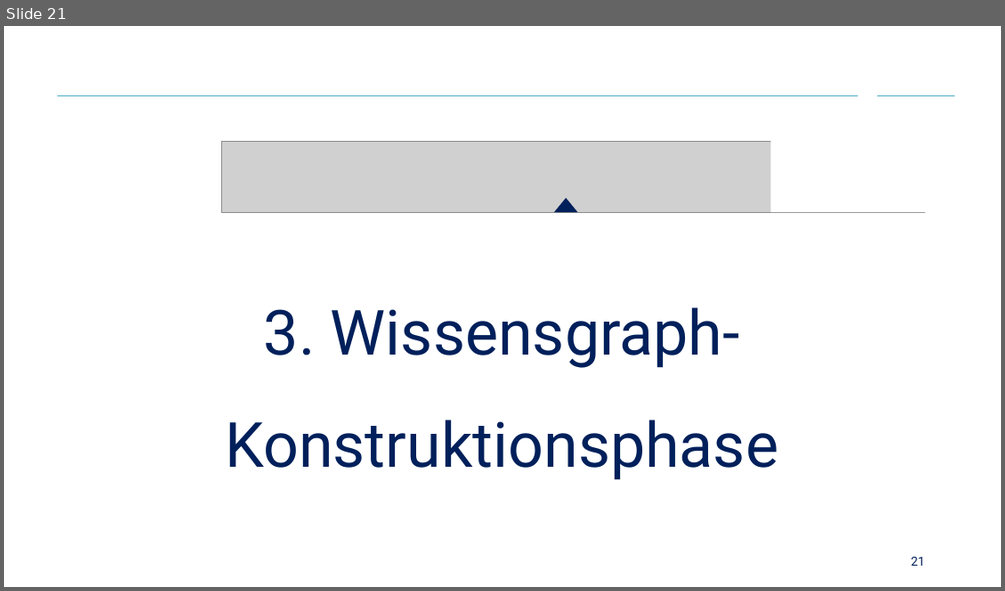
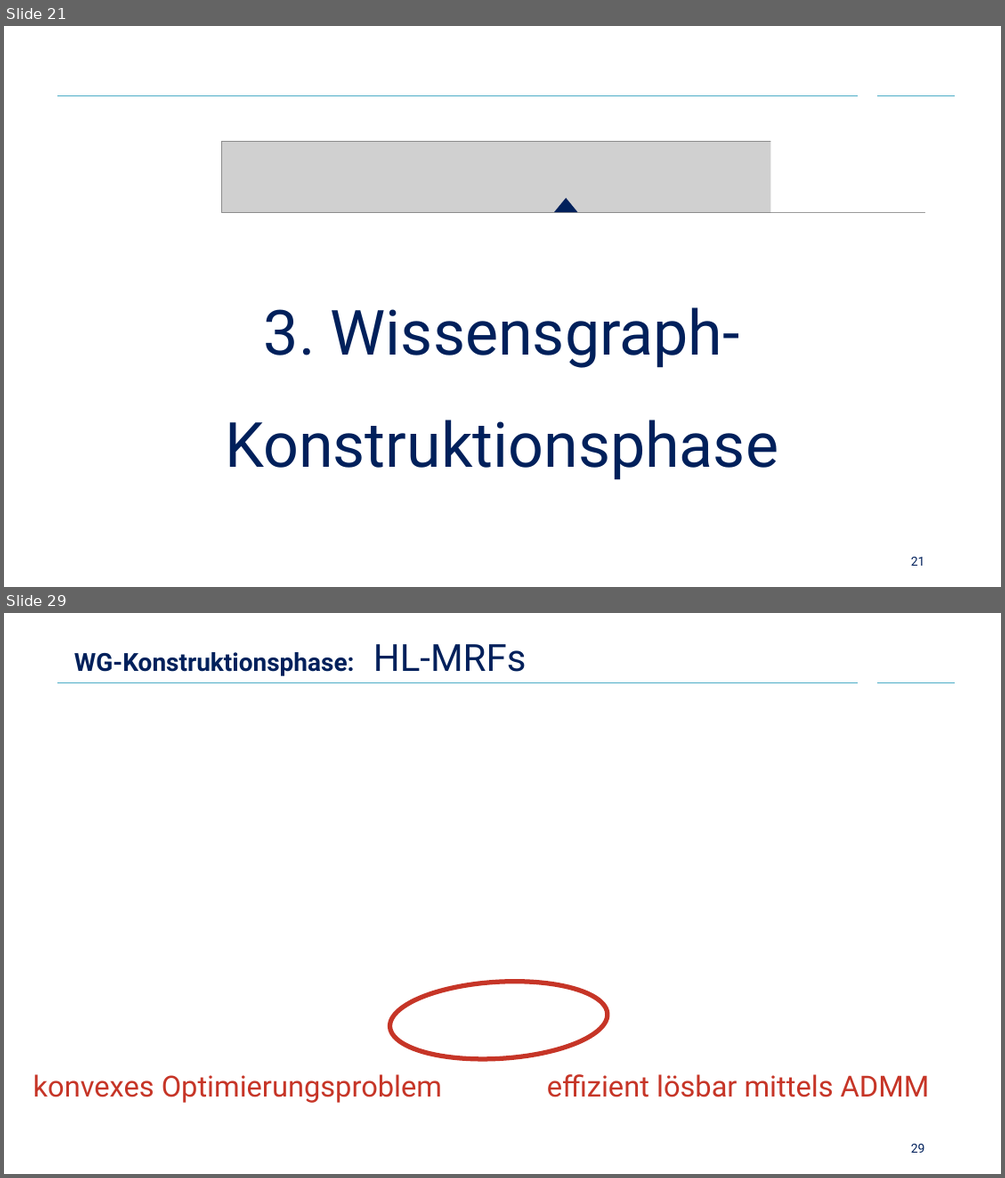
Before and after one commit to Cortys/bachelor-thesis, a slide deck: presentation/presentation.pptx. Shown one above the other, each under a label of ours: slide 21 before the commit, slides 21 and 29 after it; the slides between them are not shown. The pictures are 1005x591 and 1005x1178 pixels, drawn with LibreOffice and Linux fonts; fonts in the diff are those of the drawing; grey boxes stand for pictures; background and template pictures are left out. Boxes give left, top, right and bottom in pixels: in the first picture for what was removed or moved away, otherwise in the second. Text is boxed around its words. In the diff, an @@ line names an element or a change of style, - is before the commit and + after.

```diff
--- a/presentation/presentation.pptx
+++ b/presentation/presentation.pptx
@@ slide 29 added at (x1=4, y1=613, x2=1001, y2=1174), background #FFFFFF; not listed: 2 template elements that a slide beside it also shows @@
@@ title added at (x1=74, y1=644, x2=526, y2=676), 24 pt, text #00205B, bold @@
+WG-Konstruktionsphase: HL-MRFs
@@ ellipse added at (x1=388, y1=975, x2=609, y2=1065), outline #C63527 4.5 pt @@
@@ text added at (x1=33, y1=1074, x2=442, y2=1103), 28 pt, text #C63527 @@
+konvexes Optimierungsproblem
@@ text added at (x1=547, y1=1074, x2=930, y2=1097), 28 pt, text #C63527 @@
+effizient lösbar mittels ADMM
@@ page number added at (x1=911, y1=1143, x2=925, y2=1152), 12 pt, text #00205B @@
+29
```
Also in this commit, not shown: 2 slides changed, 15 other slides added, 13 other files.
